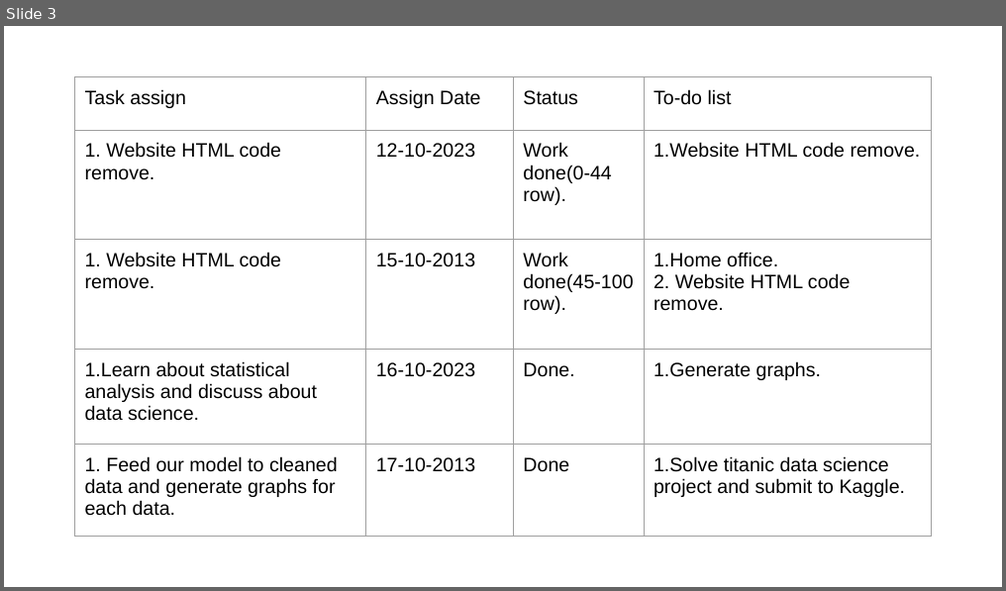
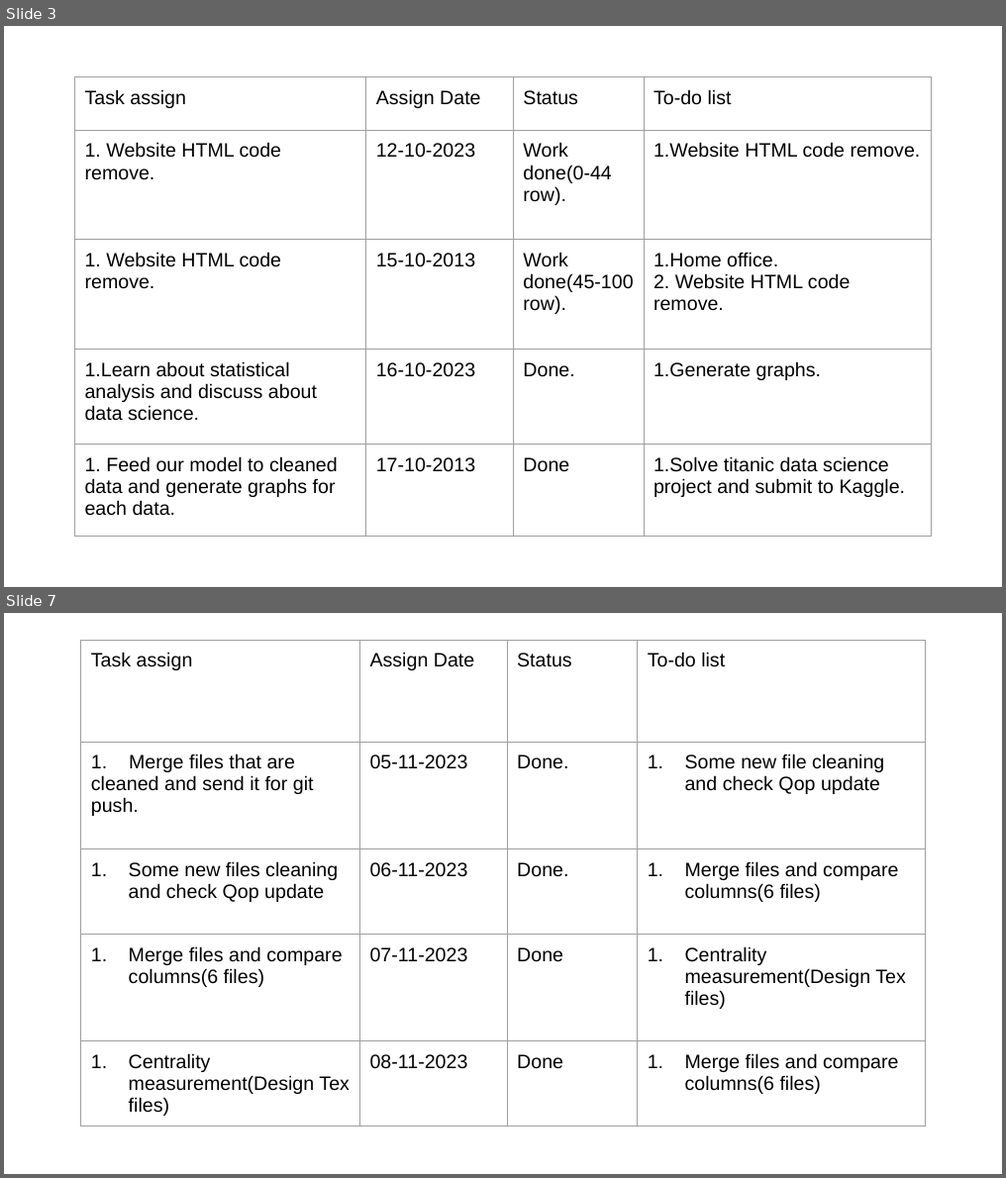
Before and after one commit to Mamunjsr24/Progress_report, a slide deck: Office_progress_report.pptx. Shown one above the other, each under a label of ours: slide 3 before the commit, slides 3 and 7 after it; the slides between them are not shown. The pictures are 1006x591 and 1006x1178 pixels, drawn with LibreOffice and Linux fonts; fonts in the diff are those of the drawing. Boxes give left, top, right and bottom in pixels: in the first picture for what was removed or moved away, otherwise in the second. Text is boxed around its words. In the diff, an @@ line names an element or a change of style, - is before the commit and + after.

```diff
--- a/Office_progress_report.pptx
+++ b/Office_progress_report.pptx
@@ slide 7 added at (4, 613, 1002, 1174), background #FFFFFF @@
@@ table added at (81, 640, 924, 1148), 5 rows, 4 columns @@
+Task assign | Assign Date | Status | To-do list
+1. Merge files that are cleaned and send it for git push. | 05-11-2023 | Done. | Some new file cleaning and check Qop update
+Some new files cleaning and check Qop update | 06-11-2023 | Done. | Merge files and compare columns(6 files)
+Merge files and compare columns(6 files) | 07-11-2023 | Done | Centrality measurement(Design Tex files)
+Centrality measurement(Design Tex files) | 08-11-2023 | Done | Merge files and compare columns(6 files)
```
Also in this commit, not shown: 1 slide changed, 3 other slides added.
